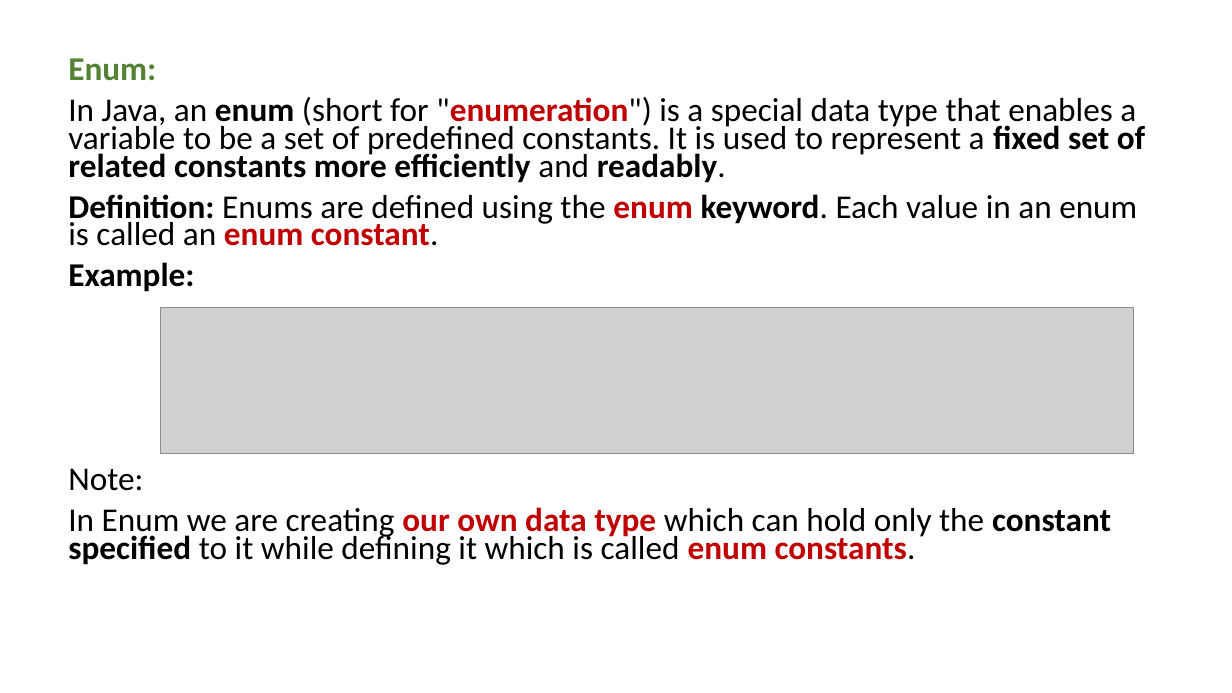
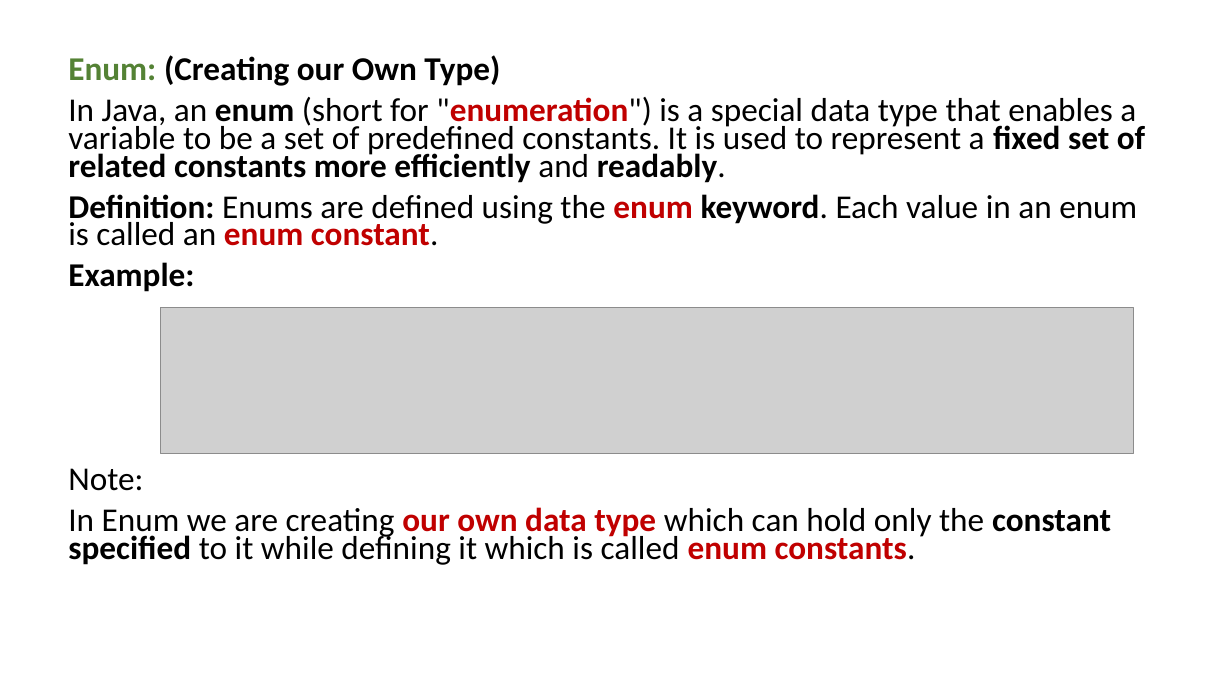
Before and after one commit to PRAMOD-VISHNU-NAIK/MCA-2nd-Sem-Shridevi-College, a slide deck: slide 38 of Theory Class-Notes/Java MCA-2.pptx. Drawn at 1232x693 pixels with LibreOffice and Linux fonts; fonts in the diff are those of the drawing; grey boxes stand for pictures. Boxes give left, top, right and bottom in pixels: in the first picture for what was removed or moved away, otherwise in the second. Text is boxed around its words. In the diff, an @@ line names an element or a change of style, - is before the commit and + after.

```diff
--- a/Theory Class-Notes/Java MCA-2.pptx
+++ b/Theory Class-Notes/Java MCA-2.pptx
@@ text at box(68, 55, 500, 86): text changed; text colour #548235 to #000000 @@
-Enum:
+Enum: (Creating our Own Type)
```
Also in this commit, not shown: 8 other slides changed, 22 slides added, 2 slides removed, 5 other files.
